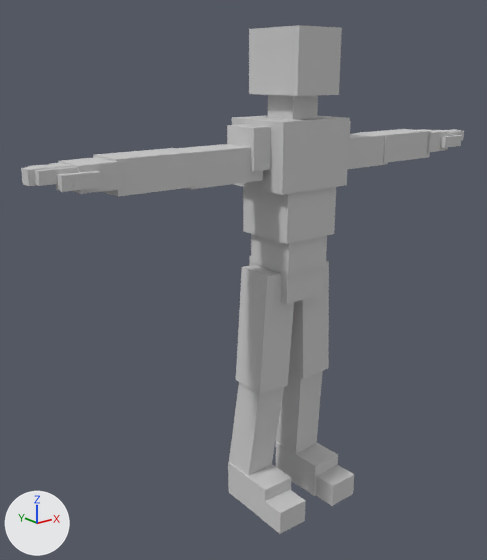
An edit to the FBX model Assets/ExplosiveLLC/RPG Character Mecanim Animation Pack FREE/Models/Characters/RPG-Character.FBX, drawn before and after from the same camera.
One viewpoint serves both versions: a 50 mm camera at (-2.38, -2.6, 2.4) aimed at (-0.19, 0.14, 1.3). The axes (+X, +Y, +Z) are drawn at lower left. The lights are the same throughout. The first picture is the older version. Where no turn or scale is listed for an object, it has been applied to the vertices. Vertices at exactly the same position are counted once.

The first picture shows 'RPG-Character-Mesh'.
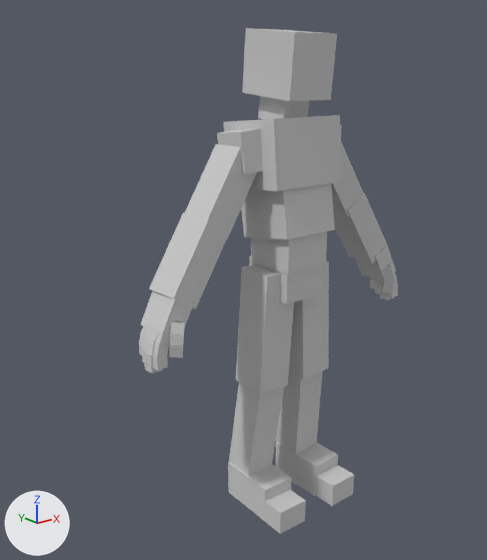
Diff of the bpy script that builds the scene:
```diff
--- a/Assets/ExplosiveLLC/RPG Character Mecanim Animation Pack FREE/Models/Characters/RPG-Character.FBX.py
+++ b/Assets/ExplosiveLLC/RPG Character Mecanim Animation Pack FREE/Models/Characters/RPG-Character.FBX.py
@@ me_mesh @@
 # used by ob_rpg_character_mesh; location = (0.0, 0.0, 0.0)
-me_mesh.from_pydata(...)  # 854 vertices, 1256 faces; spans x -1.41..1.41, y -0.31..0.2, z -0.02..2.59
+me_mesh.from_pydata(...)  # 847 vertices, 1256 faces; spans x -0.89..0.89, y -0.31..0.27, z -0.02..2.59
+# me_mesh part 1: the loose piece of 8 vertices spanning x 0.25..0.68, y -0.09..0.1, z 1.88..2.04 is multiplied about its middle by the matrix ((0.491, 0.048, 0.769), (-0.028, 0.913, -0.04), (-0.77, -0.002, 0.492)), then moved by (-0.07, 0.06, -0.14)
+# me_mesh part 2: the loose piece of 8 vertices spanning x 0.64..1.05, y -0.1..0.11, z 1.89..2.04 is multiplied about its middle by the matrix ((0.49, 0.048, 0.769), (-0.028, 0.912, -0.04), (-0.77, -0.002, 0.491)), then moved by (-0.24, 0.05, -0.46)
+# me_mesh part 3: the loose piece of 8 vertices spanning x -0.33..-0.03, y -0.11..0.1, z 1.93..2.13 is multiplied about its middle by the matrix ((0.885, 0.048, -0.077), (-0.04, 0.885, 0.085), (0.082, -0.081, 0.883)), then moved by (0.0, 0.06, -0.02)
+# me_mesh part 4: the loose piece of 8 vertices spanning x 1.14..1.21, y -0.14..-0.08, z 1.94..2.01 is multiplied about its middle by the matrix ((0.171, -0.387, 0.595), (-0.155, 0.577, 0.42), (-0.693, -0.225, 0.053)), then moved by (-0.41, 0.03, -0.76)
+# me_mesh part 5: the loose piece of 8 vertices spanning x 1.19..1.26, y -0.14..-0.07, z 1.94..2.01 is multiplied about its middle by the matrix ((-0.01, -0.425, 0.593), (0.129, 0.583, 0.42), (-0.719, 0.111, 0.067)), then moved by (-0.45, 0.03, -0.84)
+# me_mesh part 6: the loose piece of 8 vertices spanning x -1.21..-1.14, y -0.14..-0.07, z 1.94..2.01 is multiplied about its middle by the matrix ((0.171, 0.387, -0.595), (0.155, 0.577, 0.42), (0.693, -0.225, 0.053)), then moved by (0.41, 0.03, -0.76)
+# me_mesh part 7: the loose piece of 8 vertices spanning x -1.26..-1.19, y -0.13..-0.07, z 1.94..2.01 is multiplied about its middle by the matrix ((-0.01, 0.425, -0.593), (-0.129, 0.583, 0.42), (0.719, 0.111, 0.067)), then moved by (0.45, 0.03, -0.84)
+# me_mesh part 8: the loose piece of 8 vertices spanning x -0.14..0.14, y -0.2..0.16, z 2.28..2.59 is rebuilt with 8 vertices and now spans x -0.14..0.14, y -0.17..0.22, z 2.25..2.59
+# me_mesh part 9: the loose piece of 8 vertices spanning x -0.32..-0.05, y -0.1..0.08, z 1.94..2.12 is rebuilt with 8 vertices and now spans x -0.35..-0.02, y -0.06..0.18, z 1.89..2.14
+# me_mesh part 10: 56 loose pieces with 428 vertices, spanning x -1.41..1.41, y -0.2..0.2, z 1.56..2.3, are deleted
+# me_mesh part 11: 8 vertices removed from x -0.14..0.14, y -0.16..0.14, z 1.41..1.6; 429 vertices added at x -0.89..0.89, y -0.18..0.27, z 1.01..2.31
+# other edits to the shape of me_mesh do not show in these pictures
 me_mesh.materials.append(mat_rpg_character)
```

What differs and where, as boxes (x1, y1, x2, y2) in the pictures (487 x 560 px; the box of a moved part takes in the faces that stretch with it):
'RPG-Character-Mesh', reshaped (41% narrower)
    before: (21, 25, 464, 534)
    after: (139, 28, 398, 534)
part 1 of me_mesh, moved or reshaped (not visible afterwards)
    before: (348, 133, 388, 169)
part 2 of me_mesh, moved or reshaped (not visible afterwards)
    before: (360, 129, 431, 163)
part 3 of me_mesh, moved or reshaped (not visible afterwards)
    before: (227, 124, 271, 172)
part 4 of me_mesh, moved or reshaped (not visible afterwards)
    before: (441, 136, 453, 148)
part 5 of me_mesh, moved or reshaped (not visible afterwards)
    before: (449, 135, 457, 147)
part 6 of me_mesh, moved or reshaped (not visible afterwards)
    before: (84, 171, 101, 189)
part 7 of me_mesh, moved or reshaped (not visible afterwards)
    before: (70, 172, 88, 191)
part 8 of me_mesh, rebuilt
    before: (249, 25, 342, 96)
    after: (242, 28, 337, 101)
part 9 of me_mesh, rebuilt (not visible before)
    after: (217, 128, 263, 175)
part 10 of me_mesh, deleted
    before: (21, 95, 464, 244)
part 11 of me_mesh, reshaped
    before: (251, 234, 327, 275)
    after: (139, 96, 398, 373)
